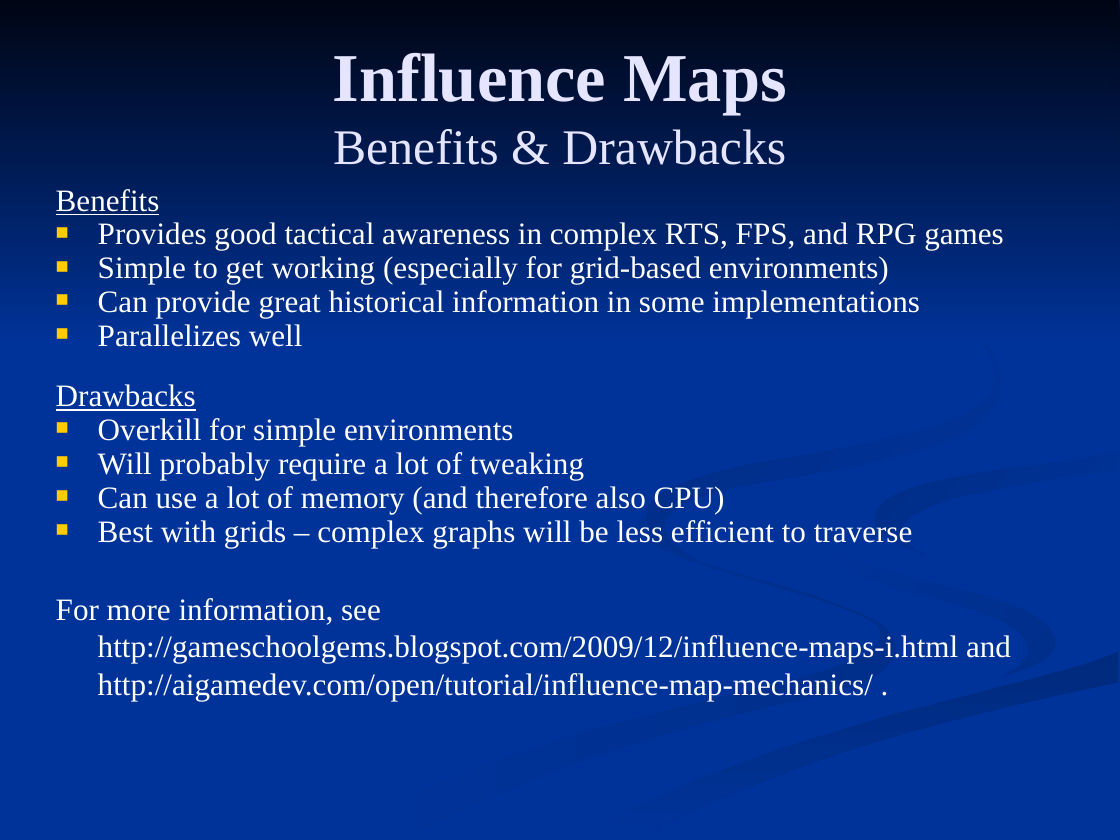
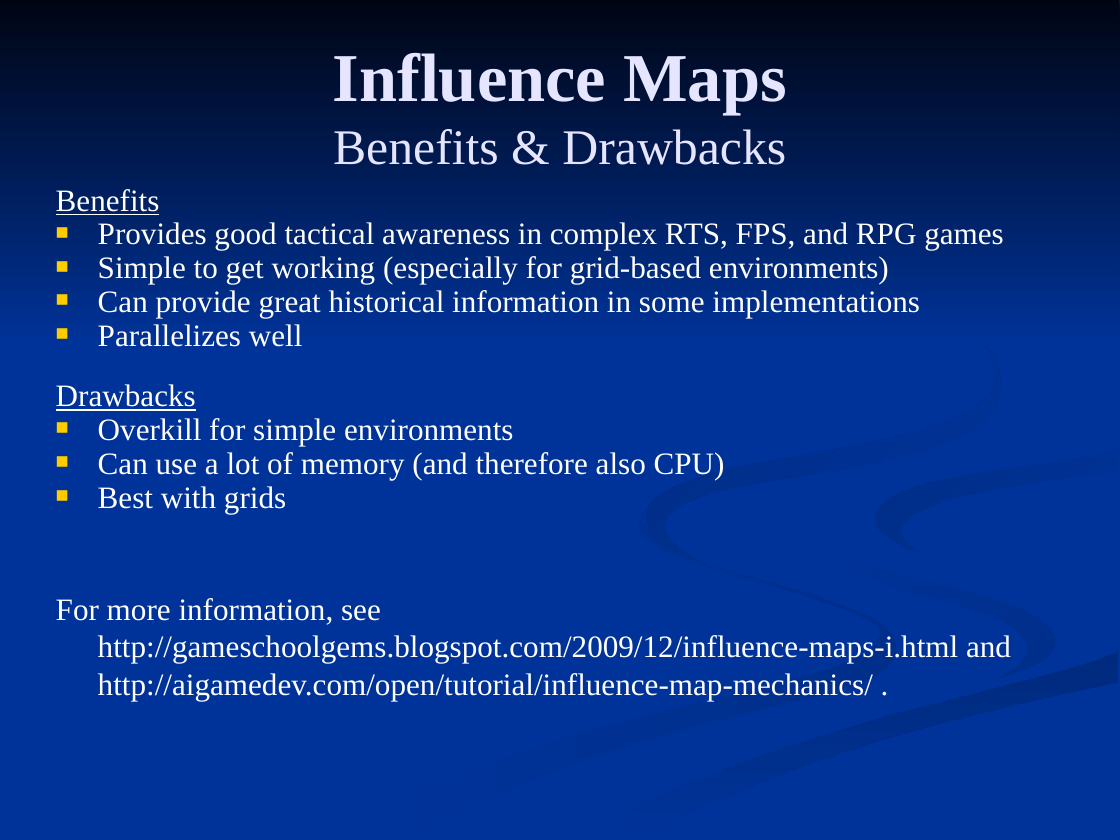
Before and after one commit to FleepyBeepy/Artificial-Intelligence, a slide deck: slide 8 of Lecture Slides/9.2 - Influence Maps.ppt. Drawn at 1120x840 pixels with LibreOffice and Linux fonts; fonts in the diff are those of the drawing. Boxes give left, top, right and bottom in pixels: in the first picture for what was removed or moved away, otherwise in the second. Text is boxed around its words. In the diff, an @@ line names an element or a change of style, - is before the commit and + after.

Commit message:
- Updated wording on a few slides

```diff
--- a/Lecture Slides/9.2 - Influence Maps.ppt
+++ b/Lecture Slides/9.2 - Influence Maps.ppt
@@ freeform shape at [646,261,1001,560]: fill gradient #003399 to #002B82 to gradient #002B82 to #003399 @@
@@ text at [98,452,584,480]: paragraph removed @@
-■ Will probably require a lot of tweaking
@@ freeform shape at [875,450,1118,556]: fill gradient #003399 to #002D86 to gradient #002D86 to #003399 @@
@@ text at [98,486,286,514]: text changed @@
-■ Best with grids – complex graphs will be less efficient to traverse
+■ Best with grids
@@ freeform shape at [336,514,896,839]: fill gradient #002E8B to #003399 to gradient #003399 to #002E8B @@
@@ freeform shape at [811,520,1056,678]: fill gradient #002E8B to #003399 to gradient #003399 to #002E8B @@
```
Also in this commit, not shown: 7 other slides changed, 1 other file.
